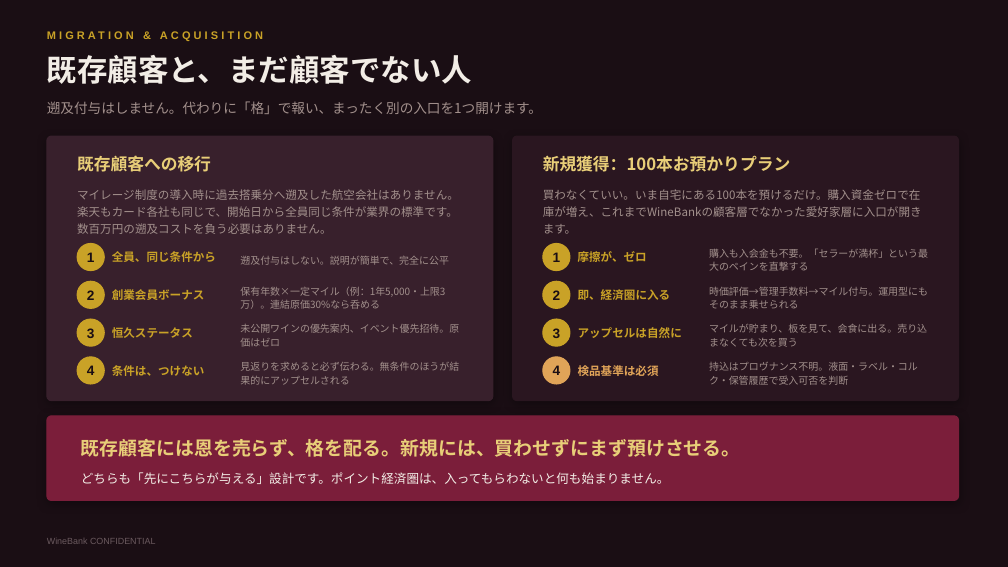
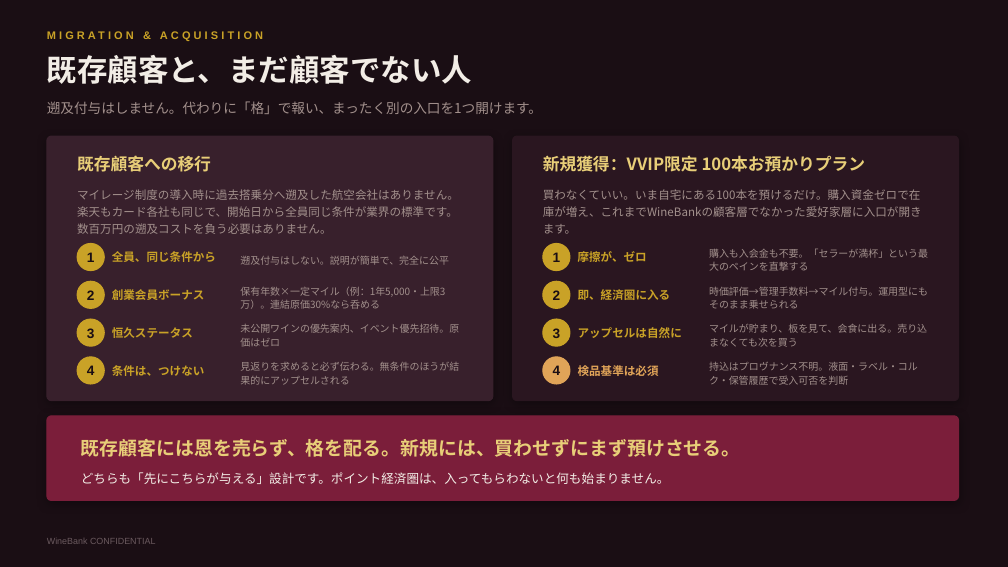
Before and after one commit to nakano-winebank/wine-auction, a slide deck: slide 21 of 提案資料/WineBank_ワインマイル経済圏構想.pptx (slide 20 before the commit). Drawn at 1008x567 pixels with LibreOffice and Linux fonts; fonts in the diff are those of the drawing. Boxes give left, top, right and bottom in pixels: in the first picture for what was removed or moved away, otherwise in the second. Text is boxed around its words. In the diff, an @@ line names an element or a change of style, - is before the commit and + after.

```diff
--- a/提案資料/WineBank_ワインマイル経済圏構想.pptx
+++ b/提案資料/WineBank_ワインマイル経済圏構想.pptx
@@ text at (x1=543, y1=155, x2=866, y2=172): text changed @@
-新規獲得：100本お預かりプラン
+新規獲得：VVIP限定 100本お預かりプラン
```
Also in this commit, not shown: 4 other slides changed, 1 slide added, 1 other file.
